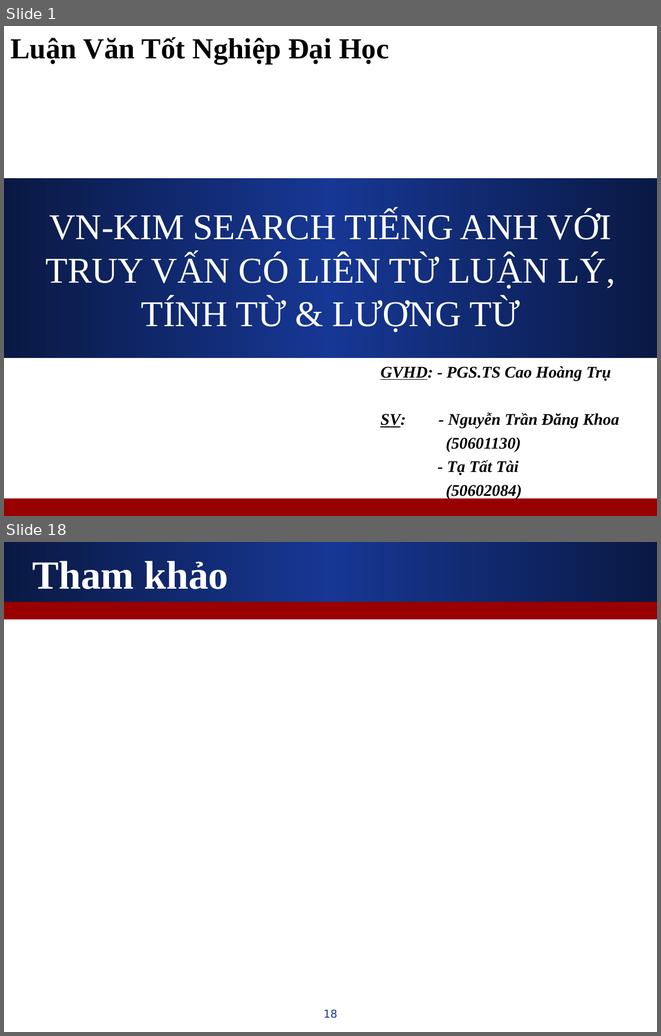
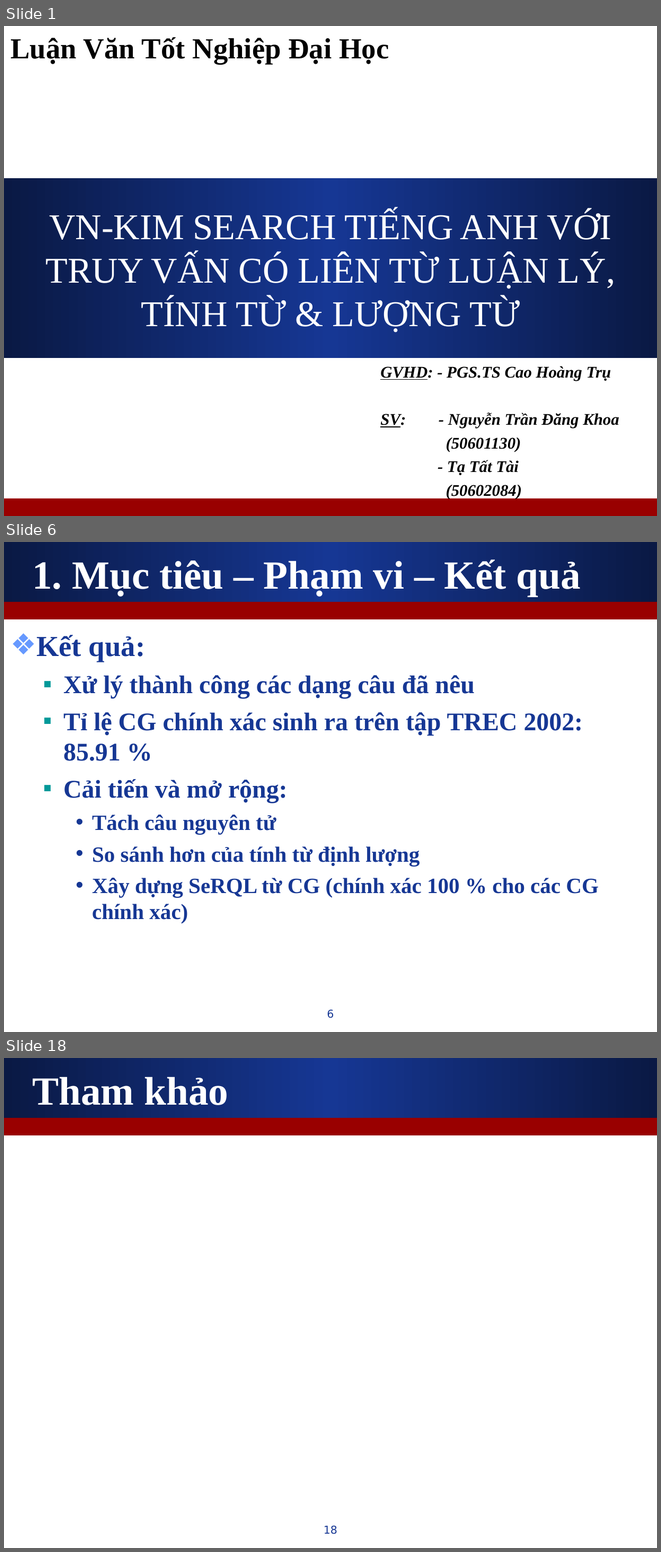
Before and after one commit to leaderwing/kt-kimres, a slide deck: note/[K][Thesis] Presentation.ppt. Shown one above the other, each under a label of ours: slides 1 and 18 before the commit, slides 1, 6 and 18 after it; the slides between them are not shown. The pictures are 661x1036 and 661x1552 pixels, drawn with LibreOffice and Linux fonts; fonts in the diff are those of the drawing; background and template pictures are left out. Boxes give left, top, right and bottom in pixels: in the first picture for what was removed or moved away, otherwise in the second. Text is boxed around its words. In the diff, an @@ line names an element or a change of style, - is before the commit and + after.

```diff
--- a/note/[K][Thesis] Presentation.ppt
+++ b/note/[K][Thesis] Presentation.ppt
@@ slide 6 added at [4, 542, 657, 1032], background #FFFFFF; not listed: 2 template elements that a slide beside it also shows @@
@@ title added at [32, 559, 580, 597], 44 pt, text #FFFFFF, bold @@
+1. Mục tiêu – Phạm vi – Kết quả
@@ text added at [36, 635, 599, 923], 24 pt, text #163794, bold @@
+❖ Kết quả:
+  ▪ Xử lý thành công các dạng câu đã nêu
+  ▪ Tỉ lệ CG chính xác sinh ra trên tập TREC 2002: 85.91 %
+  ▪ Cải tiến và mở rộng:
+    • Tách câu nguyên tử
+    • So sánh hơn của tính từ định lượng
+    • Xây dựng SeRQL từ CG (chính xác 100 % cho các CG chính xác)
@@ page number added at [327, 1009, 334, 1018], 12 pt, text #163794 @@
+6
```
Also in this commit, not shown: 14 slides changed, 1 other slide added, 2 slides removed.
